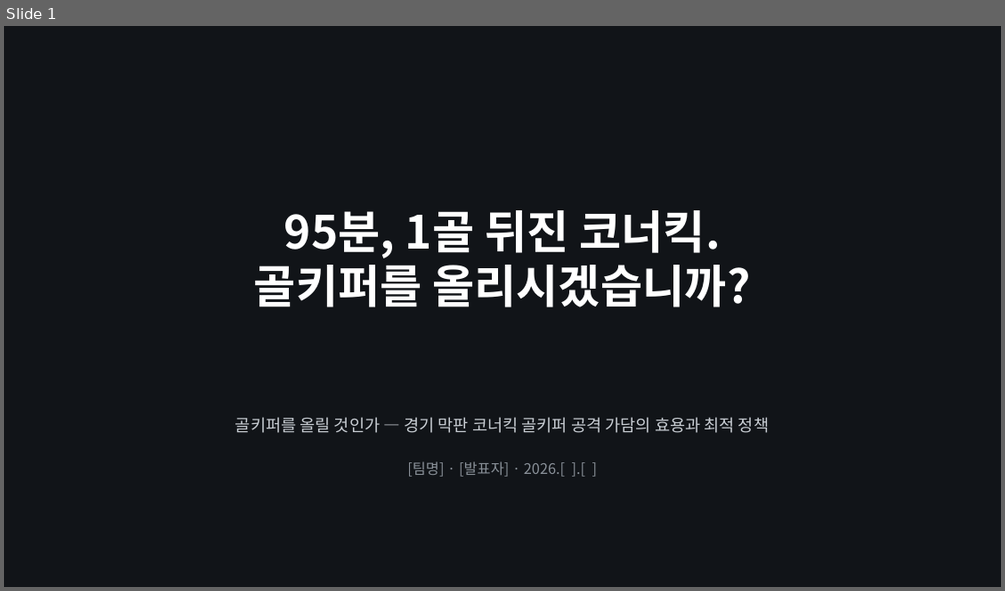
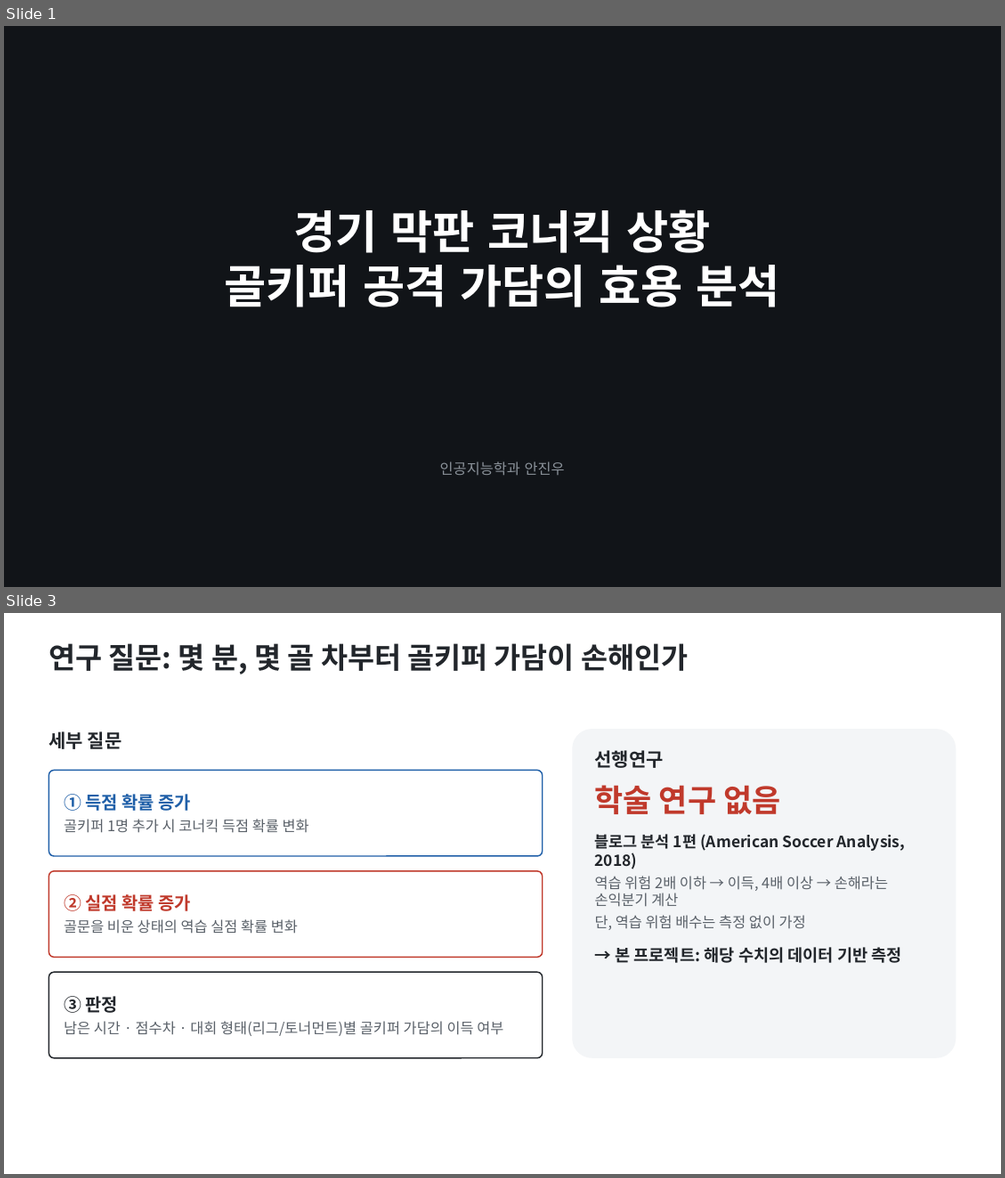
Before and after one commit to JJ1NNU/FootballDataAnalyticsProject, a slide deck: docs/slides/gk_corner_proposal.pptx. Shown one above the other, each under a label of ours: slide 1 before the commit, slides 1 and 3 after it; the slides between them are not shown. The pictures are 1005x591 and 1005x1178 pixels, drawn with LibreOffice and Linux fonts; fonts in the diff are those of the drawing. Boxes give left, top, right and bottom in pixels: in the first picture for what was removed or moved away, otherwise in the second. Text is boxed around its words. In the diff, an @@ line names an element or a change of style, - is before the commit and + after.

```diff
--- a/docs/slides/gk_corner_proposal.pptx
+++ b/docs/slides/gk_corner_proposal.pptx
@@ slide 3 added at <box>4,613,1001,1174</box>, background #FFFFFF @@
@@ text added at <box>48,643,688,674</box>, 28 pt, text #22262B, bold @@
+연구 질문: 몇 분, 몇 골 차부터 골키퍼 가담이 손해인가
@@ text added at <box>48,731,122,749</box>, 18 pt, text #22262B, bold @@
+세부 질문
@@ rounded rectangle added at <box>573,729,956,1058</box>, fill #F3F5F7 @@
@@ rounded rectangle added at <box>48,770,542,856</box>, fill #FFFFFF, outline #1F5FA8 1.25 pt @@
@@ text added at <box>595,750,906,963</box>, 14 pt, text #22262B, bold @@
+선행연구
+학술 연구 없음
+블로그 분석 1편 (American Soccer Analysis, 2018)
+역습 위험 2배 이하 → 이득, 4배 이상 → 손해라는 손익분기 계산
+단, 역습 위험 배수는 측정 없이 가정
+→ 본 프로젝트: 해당 수치의 데이터 기반 측정
@@ text added at <box>64,794,309,833</box>, 14 pt, text #5A6169 @@
+① 득점 확률 증가
+골키퍼 1명 추가 시 코너킥 득점 확률 변화
@@ rounded rectangle added at <box>48,871,542,957</box>, fill #FFFFFF, outline #C0392B 1.25 pt @@
@@ text added at <box>64,894,298,933</box>, 14 pt, text #5A6169 @@
+② 실점 확률 증가
+골문을 비운 상태의 역습 실점 확률 변화
@@ rounded rectangle added at <box>48,972,542,1058</box>, fill #FFFFFF, outline #22262B 1.25 pt @@
@@ text added at <box>64,996,503,1036</box>, 14 pt, text #5A6169 @@
+③ 판정
+남은 시간 · 점수차 · 대회 형태(리그/토너먼트)별 골키퍼 가담의 이득 여부
@@ slide 1 changed as well @@
@@ text at <box>224,209,779,307</box>: text changed @@
-95분, 1골 뒤진 코너킥.
-골키퍼를 올리시겠습니까?
+경기 막판 코너킥 상황
+골키퍼 공격 가담의 효용 분석
@@ text removed at <box>235,417,769,433</box> @@
-골키퍼를 올릴 것인가 — 경기 막판 코너킥 골키퍼 공격 가담의 효용과 최적 정책
@@ text at <box>440,461,565,475</box>: text changed @@
-[팀명] · [발표자] · 2026.[ ].[ ]
+인공지능학과 안진우
```
Also in this commit, not shown: 3 other slides changed, 7 other slides added, 9 slides removed, 3 other files.
